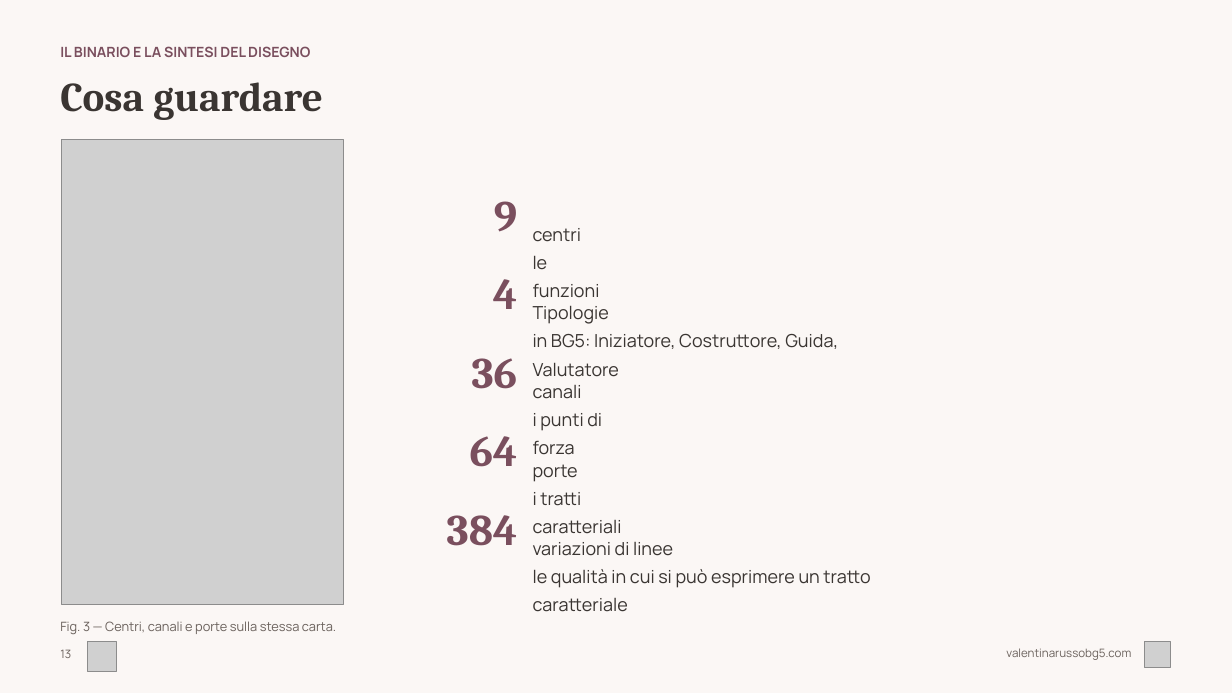
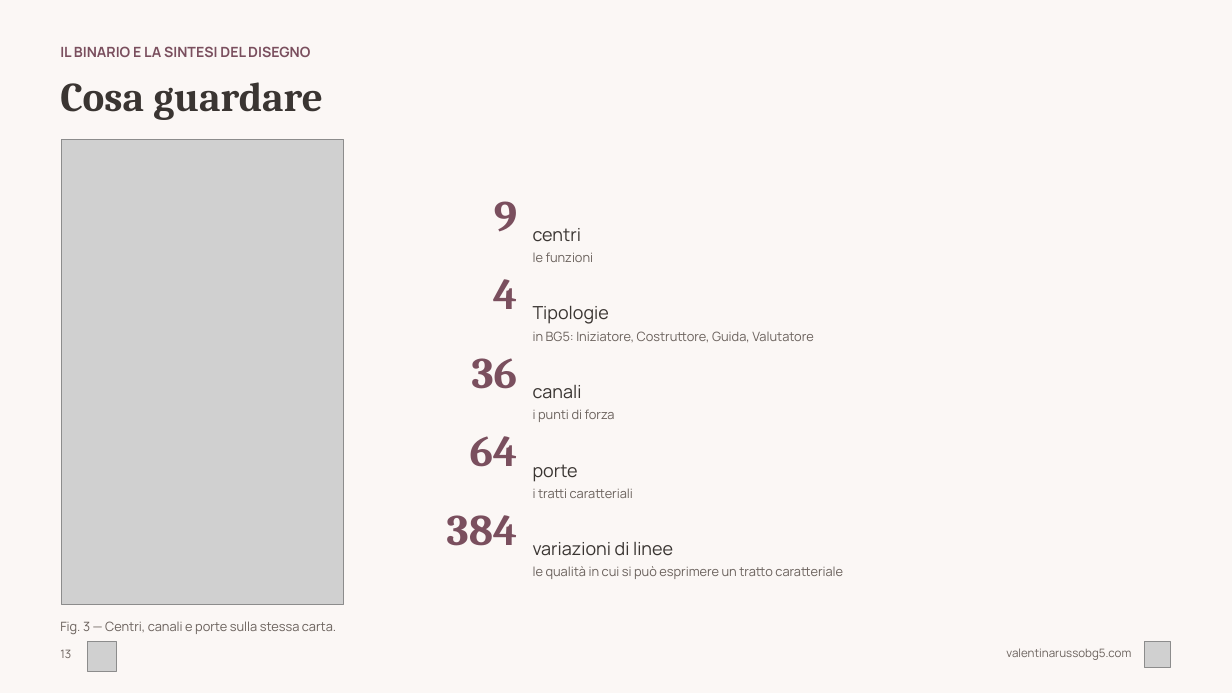
Before and after one commit to valentina-russo/valentinarusso-site, a slide deck: slide 13 of grav-site/root/kit-corso/corso-base-hd.pptx. Drawn at 1232x693 pixels with LibreOffice and Linux fonts; fonts in the diff are those of the drawing; grey boxes stand for pictures. Boxes give left, top, right and bottom in pixels: in the first picture for what was removed or moved away, otherwise in the second. Text is boxed around its words. In the diff, an @@ line names an element or a change of style, - is before the commit and + after.

```diff
--- a/grav-site/root/kit-corso/corso-base-hd.pptx
+++ b/grav-site/root/kit-corso/corso-base-hd.pptx
@@ text at [533,252,594,262]: size 14 to 10 pt, text colour #3A3532 to #6B625D in "le funzioni" @@
@@ text at [533,331,813,342]: size 14 to 10 pt, text colour #3A3532 to #6B625D in "in BG5: Iniziatore, Costruttore, Guida, Valutatore" @@
@@ text at [533,409,615,422]: size 14 to 10 pt, text colour #3A3532 to #6B625D in "i punti di forza" @@
@@ text at [533,488,633,498]: size 14 to 10 pt, text colour #3A3532 to #6B625D in "i tratti caratteriali" @@
@@ text at [533,566,843,579]: size 14 to 10 pt, text colour #3A3532 to #6B625D in "le qualità in cui si può esprimere ..." @@
```
Also in this commit, not shown: 4 other slides changed, 1 other file.
